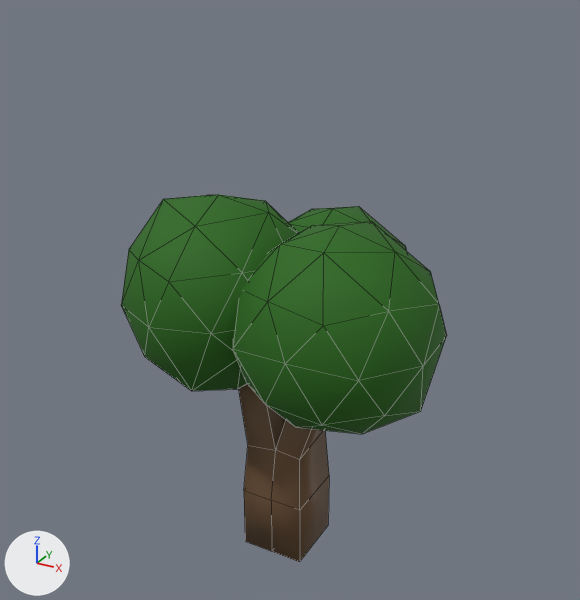
Renders of the Blender file assets/tree.blend from each side of a commit.
Both versions are drawn from a camera (50 mm lens) standing at (3.58, -6.44, 6.15) and looking at (-0.06, 0.17, 2.84). Lighting does not change. The marker at lower left points along +X, +Y and +Z. Mesh edges are drawn as thin lines.
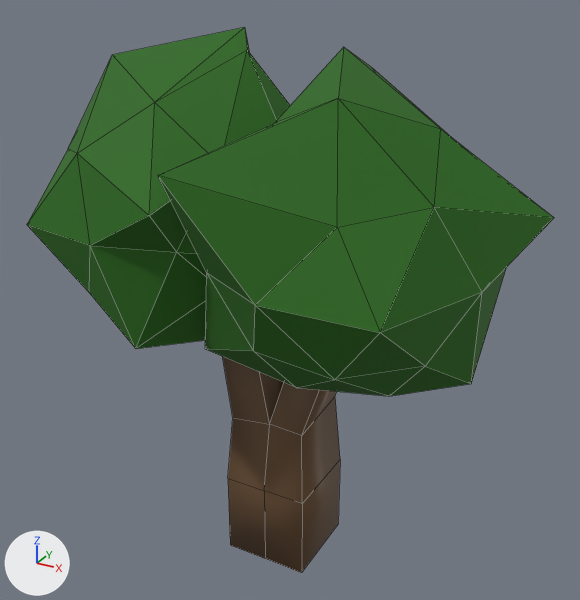
Where the change shows, as pixel boxes (x1, y1, x2, y2) in the pictures (580 x 600 px; the box of a moved part takes in the faces that stretch with it):
```json
{"object": "Icosphere.001", "change": "reshaped, moved, rescaled", "before": [233, 221, 447, 434], "after": [158, 47, 554, 396], "on screen": "85% wider, 64% taller"}
{"object": "Icosphere", "change": "reshaped, moved, rescaled", "before": [121, 195, 299, 391], "after": [27, 27, 290, 349], "on screen": "47% wider, 64% taller"}
{"object": "Cube", "change": "moved, rescaled", "before": [239, 384, 329, 562], "after": [222, 356, 340, 573]}
{"object": "Icosphere.002", "change": "reshaped", "before": [288, 206, 407, 251], "on screen": "not visible afterwards"}
{"part": 1, "of": "me_icosphere", "change": "moved or reshaped", "before": [121, 195, 447, 425], "after": [27, 27, 554, 387]}
{"part": 2, "of": "me_icosphere", "change": "moved or reshaped", "before": [145, 327, 446, 434], "after": [89, 246, 506, 396]}
```

Edits to the scene script, one JSON object a line:
```json
{"block": "me_icosphere", "where": "me_icosphere.from_pydata(...)  # 42 vertices, 80 faces; spans x -0.95..0.98, y -0.96..0.9, z -1.0..1.0"}
{"block": "me_icosphere", "where": "# used by ob_icosphere; location = (-0.61, -0.22, 2.96); rotation_euler = (0.0, 0.0, -1.377), in degrees (0, 0, -79); scale = (1.01, 1.01, 1.01)"}
{"block": "me_icosphere", "change": "me_icosphere part 1"}
{"op": "set", "path": "me_icosphere.vertices[7].co", "old": "(-0.72, -0.53, 0.45)", "new": "(-0.74, -0.51, 0.63)"}
{"op": "set", "path": "me_icosphere.vertices[10].co", "old": "(0.98, -0.09, 0.49)", "new": "(1.21, 0.24, 0.34)", "note": "pixel (168, 281) -> pixel (149, 215)"}
{"op": "set", "path": "me_icosphere.vertices[11].co", "old": "(0.0, -0.01, 1.0)", "new": "(-0.26, 0.3, 1.25)", "note": "pixel (218, 194) -> pixel (244, 27)"}
{"op": "set", "path": "me_icosphere.vertices[18].co", "old": "(-0.69, -0.5, -0.53)", "new": "(-0.89, -0.51, -0.74)"}
{"op": "set", "path": "me_icosphere.vertices[24].co", "old": "(-0.02, -0.96, 0.07)", "new": "(-0.11, -1.08, -0.01)"}
{"op": "set", "path": "me_icosphere.vertices[25].co", "old": "(0.59, -0.81, 0.0)", "new": "(0.63, -1.03, -0.03)", "note": "pixel (121, 305) -> pixel (26, 224)"}
{"op": "set", "path": "me_icosphere.vertices[30].co", "old": "(0.59, 0.78, 0.04)", "new": "(0.61, 1.11, -0.07)"}
{"op": "set", "path": "me_icosphere.vertices[33].co", "old": "(-0.26, -0.81, 0.53)", "new": "(-0.7, -1.14, 0.68)"}
{"op": "set", "path": "me_icosphere.vertices[37].co", "old": "(0.11, -0.53, 0.94)", "new": "(0.11, -0.53, 1.08)", "note": "pixel (163, 199) -> pixel (112, 54)"}
{"op": "set", "path": "me_icosphere.vertices[41].co", "old": "(0.09, 0.52, 0.91)", "new": "(-0.09, 0.38, 1.13)", "note": "pixel (268, 212) -> pixel (247, 49)"}
{"block": "me_icosphere", "change": "me_icosphere part 2"}
{"op": "set", "path": "me_icosphere.vertices[15].co", "old": "(0.86, 0.01, -0.65)", "new": "(0.9, -0.1, -0.73)", "note": "pixel (191, 391) -> pixel (135, 348)"}
{"op": "set", "path": "ob_cube.location", "old": "(0.0, 0.0, 0.0)", "new": "(-0.02, -0.01, -0.02)"}
{"op": "set", "path": "ob_cube.scale", "old": "(0.348, 0.348, 0.348)", "new": "(0.453, 0.453, 0.453)"}
{"op": "set", "path": "ob_icosphere.location", "old": "(-0.61, -0.22, 2.96)", "new": "(-0.81, -0.3, 3.83)"}
{"op": "set", "path": "ob_icosphere.scale", "old": "(1.01, 1.01, 1.01)", "new": "(1.32, 1.32, 1.32)"}
{"op": "set", "path": "ob_icosphere_001.location", "old": "(0.7, -0.31, 2.9)", "new": "(0.9, -0.41, 3.75)"}
{"op": "set", "path": "ob_icosphere_001.scale", "old": "(1.0, 1.0, 1.0)", "new": "(1.3, 1.3, 1.3)"}
```
